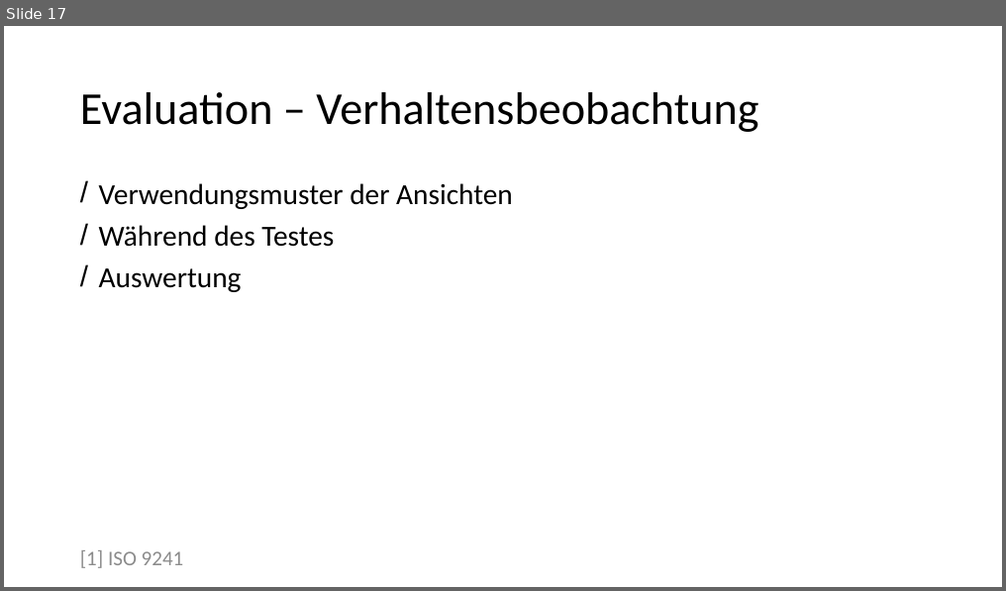
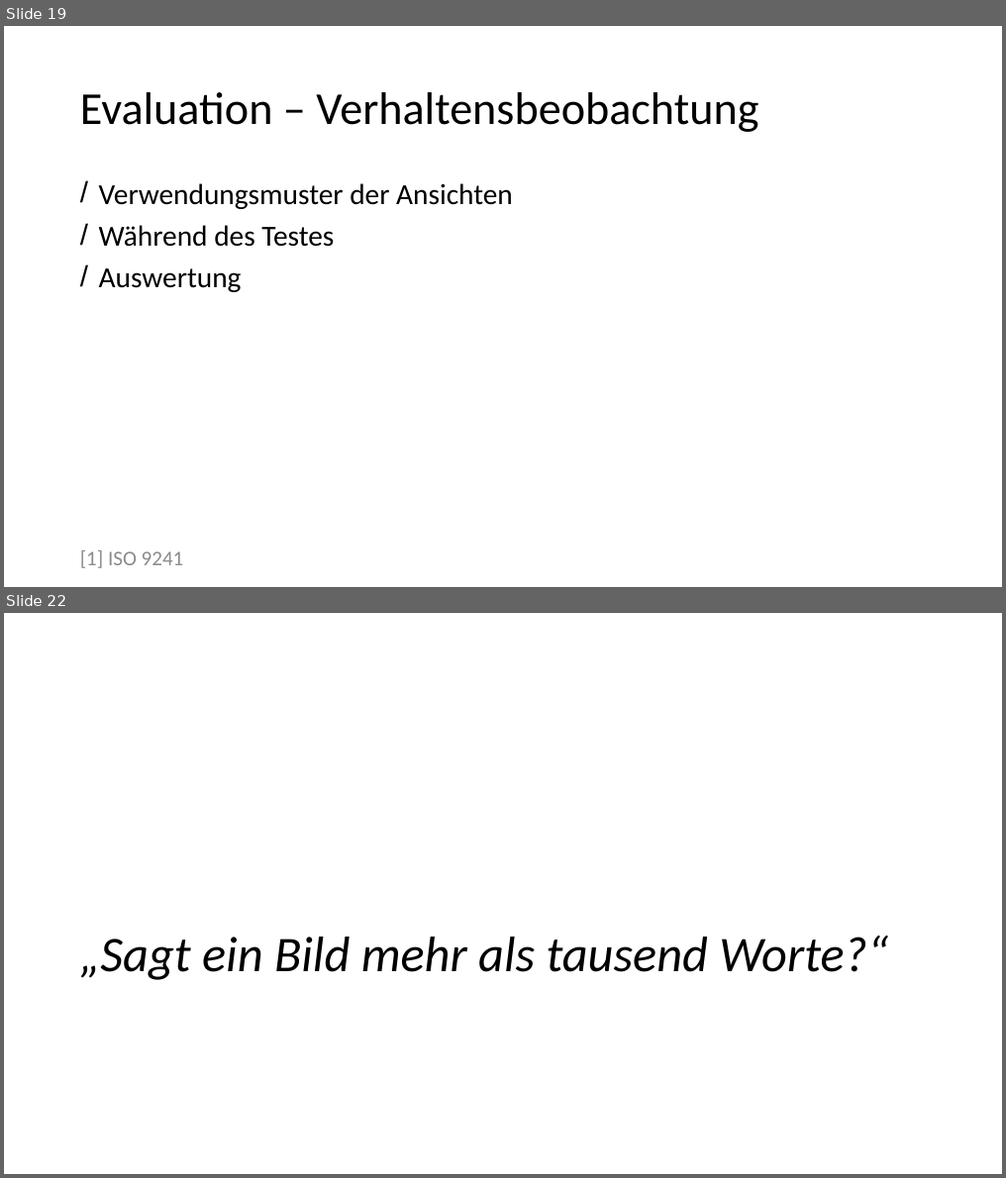
Before and after one commit to advocd/MasterThesis, a slide deck: Abgaben/Präsentation Masterarbeit/Präsentation Muench.pptx. Shown one above the other, each under a label of ours: slide 17 before the commit, slides 19 and 22 after it; the slides between them are not shown. The pictures are 1006x591 and 1006x1178 pixels, drawn with LibreOffice and Linux fonts; fonts in the diff are those of the drawing. Boxes give left, top, right and bottom in pixels: in the first picture for what was removed or moved away, otherwise in the second. Text is boxed around its words. In the diff, an @@ line names an element or a change of style, - is before the commit and + after.

```diff
--- a/Abgaben/Präsentation Masterarbeit/Präsentation Muench.pptx
+++ b/Abgaben/Präsentation Masterarbeit/Präsentation Muench.pptx
@@ slide 22 added at (4,613,1002,1174), background #FFFFFF @@
@@ title added at (79,936,888,980), 48 pt, text #000000, italic @@
+„Sagt ein Bild mehr als tausend Worte?“
@@ what was slide 17 is now slide 19 @@
```
Also in this commit, not shown: 8 slides changed, 4 other slides added, 1 slide removed.
